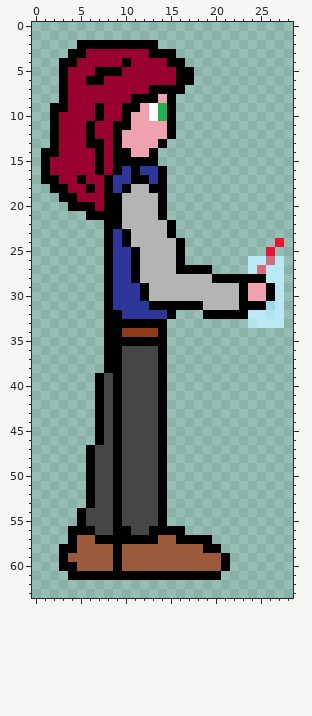
Two versions of one pixel-art sprite, BTCTheGame/Images/PlayerRight.png. This is how it looked before the edit.
The file is 29x64 pixels.
After the commit:
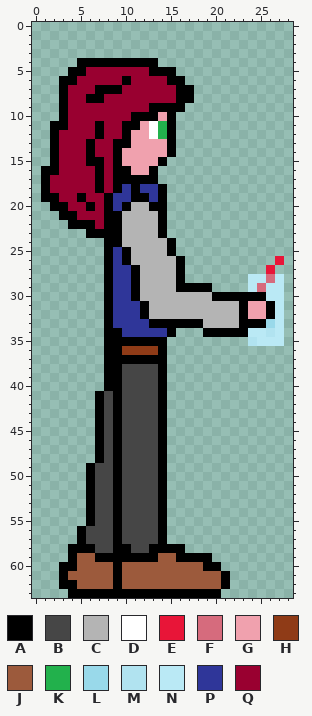
Palette (. is transparent): A #000000  B #464646  C #b4b4b4  D #ffffff  E #e81538  F #d66b7d  G #f0a1ae  H #8f3b17  J #9c5a3c  K #22b14c  L #99d9ea  M #b1e3f0  N #bae9f5  P #2f3699  Q #990030
The exact change:
Changed rows in their new state; - is an unchanged pixel.
first column x 1:
 2 ----.........--------------
 3 ---............------------
 4 --..AAAAA-AAA...-----------
 5 --.AA-QQQ---AAA..----------
 6 ---A-QQ--A----A-.----------
 7 ------AAA---QQQ-A----------
 8 -----AA---QQQQQAA----------
 9 -.----Q--QQQAA-A-----------
10 -.A---Q--QAAAG-------------
11 --A--QA-Q-A-DK-------------
12 -----QA-QA--DK-------------
13 ------Q--A---GA------------
14 .----AQ--G--GGA------------
15 .A---A---GGGGA-------------
16 -A-------AGGA.-------------
17 -Q--Q-AQAA--A.-------------
18 AQQ--QAQAPAPP--------------
19 AAQQA---PPAAP--------------
20 -AAQQ---PA--A--------------
21 --AAQQQ--------------------
22 ---AAAQ------A.------------
23 -----AA-AC---A.------------
24 --------AC----A.----------.
25 ---------AC---A.---------.-
26 ---------AC------------...E
27 ----------------...----..E.
28 ---------------A.......NNF-
29 ----------AC---AAAA....NFN-
30 ----------AC-------AAA-AAN-
31 -----------ACCCCCC-----GGA-
32 --------P--ACCCCCCCCCC-GGA-
33 --------PPPP--AAAACCCCAAAL-
34 ---------PPPPPA---AAAAANNMN
35 -----------------------MNNN
36 ---------HHHH--------------
37 ---------AAAA--------------
39 ------.A-------------------
40 ------.A-------------------
first column x 6:
47 .A
48 .A
first column x 3:
54 --.A---------------
55 --.A---------------
56 -.-B---B--B-..-----
57 -.ABBB-BBBBA.....--
58 .-AABB-ABBAAAA....-
59 .A--AA-AAAA--AAAA..
60 ----------------AA.
61 AJJJJJ-JJJJJJJJJJJA
62 AAJJJJAJJJJJJJJJJJA
63 -AAAAAAAAAAAAAAAAA-
Boxes around the changes in both pictures, in picture pixels (x1, y1, x2, y2):
changed: (41, 40, 284, 391)
changed: (86, 445, 104, 463)
changed: (59, 508, 230, 598)
